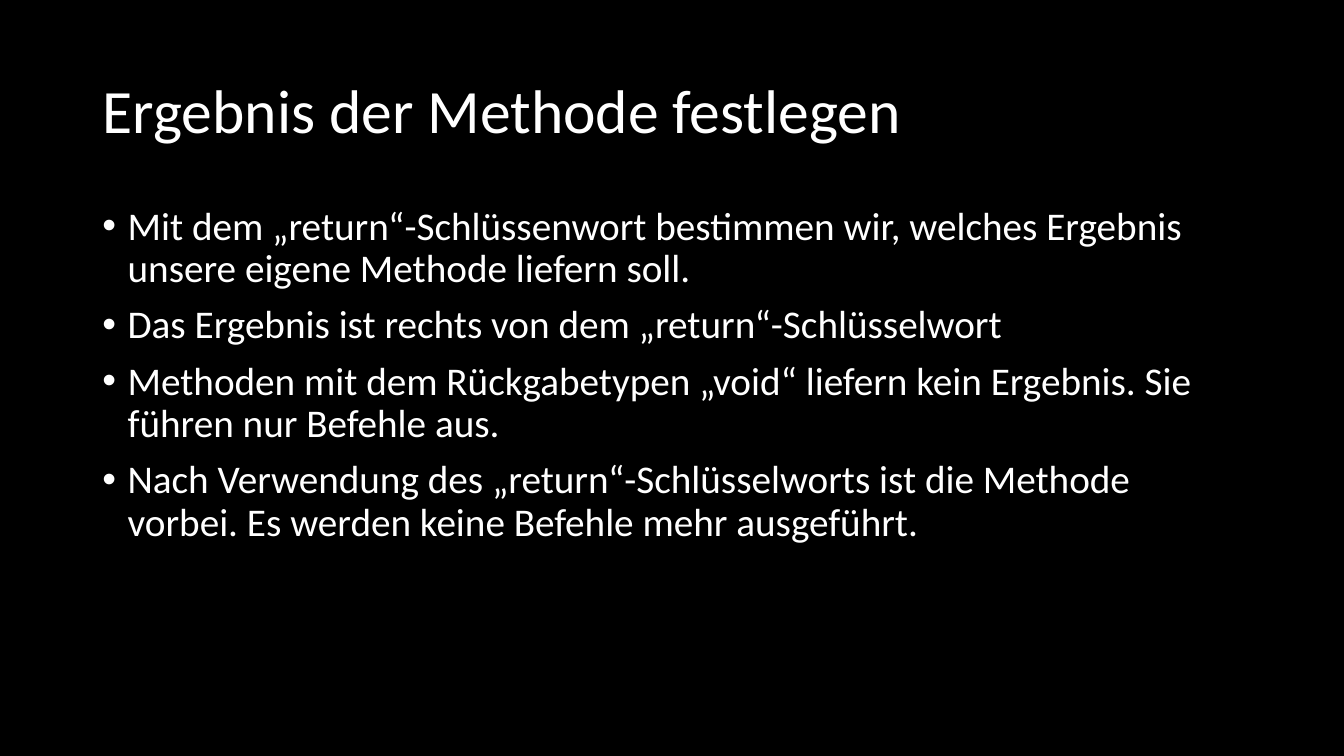
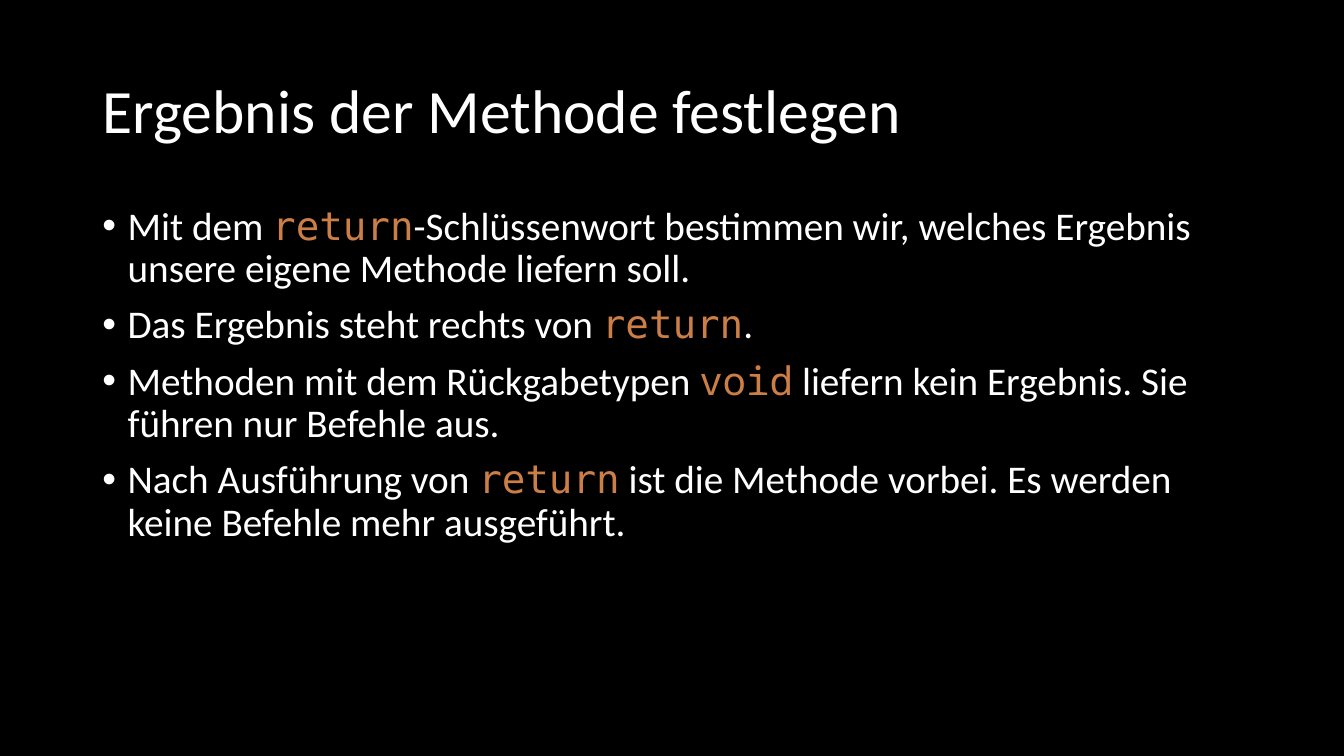
Before and after one commit to Cactusroot/Java, a slide deck: slide 19 of src/Java.pptx. Drawn at 1344x756 pixels with LibreOffice and Linux fonts; fonts in the diff are those of the drawing. Boxes give left, top, right and bottom in pixels: in the first picture for what was removed or moved away, otherwise in the second. Text is boxed around its words. In the diff, an @@ line names an element or a change of style, - is before the commit and + after.

```diff
--- a/src/Java.pptx
+++ b/src/Java.pptx
@@ text at [128,212,1190,543]: text changed @@
-• Mit dem „return“-Schlüssenwort bestimmen wir, welches Ergebnis unsere eigene Methode liefern soll.
-• Das Ergebnis ist rechts von dem „return“-Schlüsselwort
-• Methoden mit dem Rückgabetypen „void“ liefern kein Ergebnis. Sie führen nur Befehle aus.
-• Nach Verwendung des „return“-Schlüsselworts ist die Methode vorbei. Es werden keine Befehle mehr ausgeführt.
+• Mit dem return-Schlüssenwort bestimmen wir, welches Ergebnis unsere eigene Methode liefern soll.
+• Das Ergebnis steht rechts von return.
+• Methoden mit dem Rückgabetypen void liefern kein Ergebnis. Sie führen nur Befehle aus.
+• Nach Ausführung von return ist die Methode vorbei. Es werden keine Befehle mehr ausgeführt.
```
Also in this commit, not shown: 7 other slides changed, 1 slide added, 4 other files.
